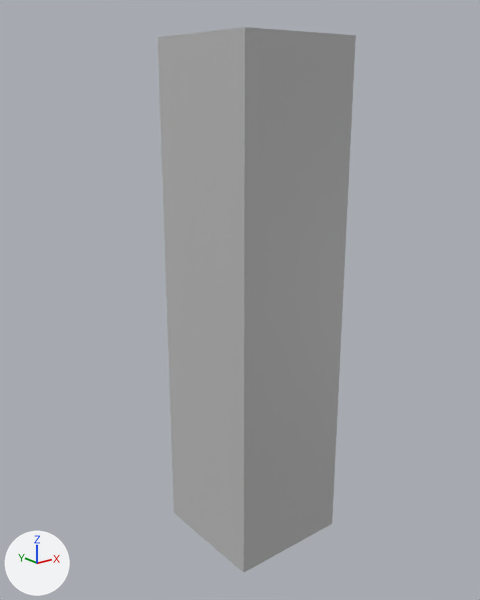
The FBX model Bullet Ballet Prototype/Assets/Meshes/CubicleWall_001_X1Y4Z1_001_T.fbx: old version first, new version second.
One viewpoint serves both versions: a camera (50 mm lens) standing at (-2.76, -4.4, 3.62) and looking at (0.44, -0.4, 2.02). The axes (+X, +Y, +Z) are drawn at lower left. The lights are the same throughout. Where no turn or scale is listed for an object, it has been applied to the vertices.

The first picture shows 'CubicleWall_001_X1Y4Z1_001_T'.
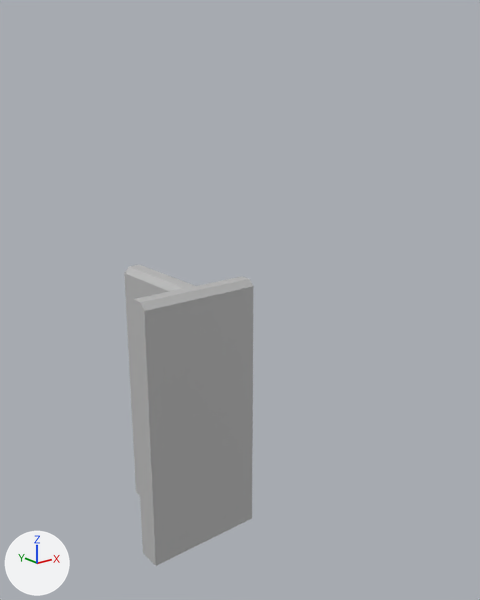
Changed parts and their boxes (x1, y1, x2, y2) in the pictures (480 x 600 px):
'CubicleWall_001_X1Y4Z1_001_T', reshaped, moved (34% narrower, 45% shorter)
    before: (158, 27, 356, 573)
    after: (124, 265, 254, 566)

Diff of the bpy script that builds the scene:
```diff
--- a/Bullet Ballet Prototype/Assets/Meshes/CubicleWall_001_X1Y4Z1_001_T.fbx.py
+++ b/Bullet Ballet Prototype/Assets/Meshes/CubicleWall_001_X1Y4Z1_001_T.fbx.py
@@ me_mesh @@
 # used by ob_cubiclewall_001_x1y4z1_001_t; location = (0.5, -0.5, 0.0)
-me_mesh.from_pydata(...)  # 8 vertices, 6 faces; spans x -0.5..0.5, y -0.5..0.5, z 0.0..4.0
+me_mesh.from_pydata(...)  # 51 vertices, 48 faces; spans x -0.5..0.5, y -0.5..0.5, z 0.0..2.2
+# me_mesh part 1
+# 6 vertices are removed from x -0.5..0.5, y -0.5..0.5, z 0.0..4.0
+# 6 faces are deleted
+# 23 vertices are added at x -0.5..0.1, y -0.5..0.5, z 0.0..2.2
+# 15 new vertices lie (0.4, 0.0, 0.0) away from vertices in x -0.5..0.1, y -0.5..-0.3, z 0.0..2.2
+# 6 new vertices lie (0.1, 0.0, 0.0) away from vertices in x -0.1, y -0.5..-0.3, z 0.0..2.2
+# 5 new vertices lie (0.0, 0.8, 0.0) away from vertices in x -0.1..0.1, y -0.3, z 0.0..2.15
+# 48 new faces join them
 me_mesh.materials.append(mat_lambert1)
@@ ob_cubiclewall_001_x1y4z1_001_t @@
 ob_cubiclewall_001_x1y4z1_001_t = bpy.data.objects.new('CubicleWall_001_X1Y4Z1_001_T', me_mesh)
-ob_cubiclewall_001_x1y4z1_001_t.location = (0.5, -0.5, 0.0)
+ob_cubiclewall_001_x1y4z1_001_t.location = (0.0, 0.0, 0.0)
```
